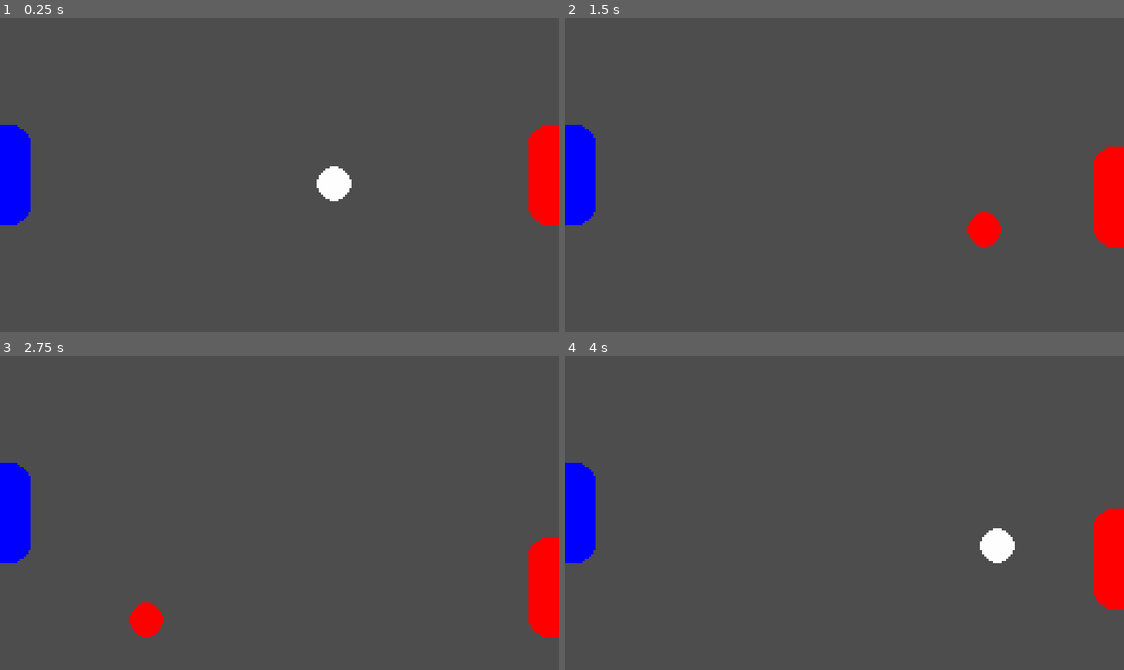
Above: before the commit, frames 1-4 (two rows, left to right).
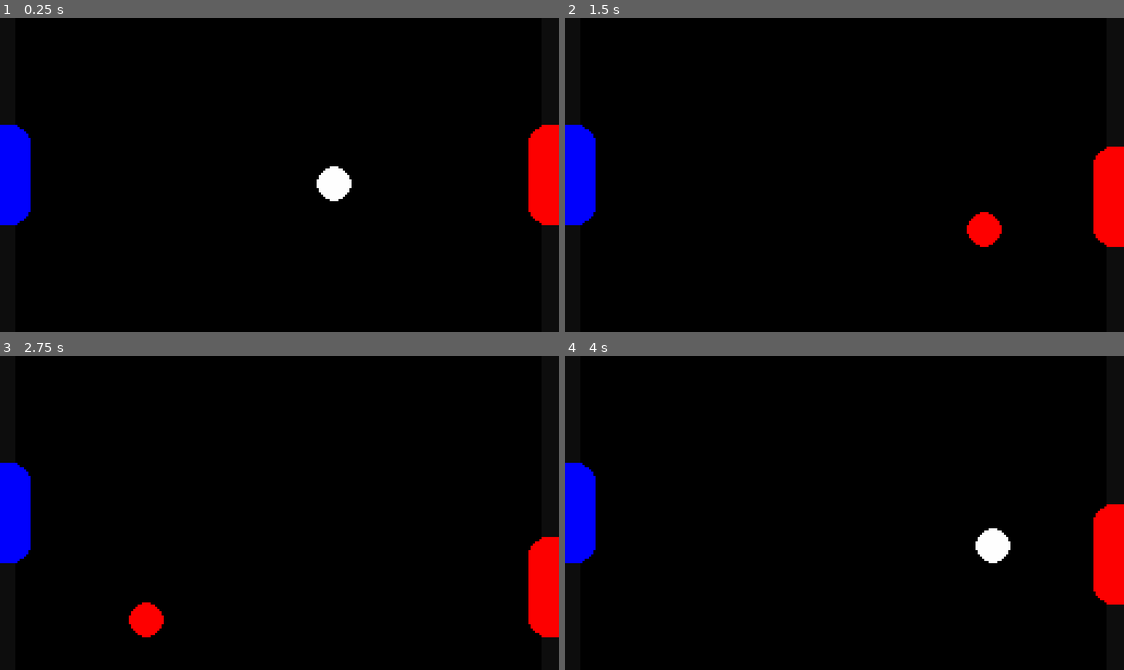
Above: after the commit, the same moments.

Repository: Excalian/Pong
Game: Godot game, scene res://scenes/game.tscn
Two runs of this game, one before a commit and one after it. Both use one fixed random seed, a clock stepped at 60 frames per second and the inputs below.
Inputs:
- Up to frame 1 (0.25 s): no input
- Up to frame 2 (1.5 s): tap Enter at 0.5 s; hold Right 0.53-1.28 s; tap Alt at 0.6 s; hold Down from 1.28 s (still down); tap Shift at 1.35 s
- Up to frame 3 (2.75 s): release Down at 2.03 s; hold Right from 2.03 s (still down); tap Alt at 2.1 s
- Up to frame 4 (4 s): release Right at 2.78 s; hold Up 2.78-3.53 s; tap Shift at 2.85 s; hold Left from 3.53 s (still down); tap Alt at 3.6 s

The runs differ from the first frame. In frame 1, 96% of the frame differs, in the area x 0-100%, y 0-100%; in frame 2, 96%; in frame 3, 96%; in frame 4, 96%.

Commit message:
Added a flash to each time you score, and also made the background black, and also added a bit of color to the goals to show they are the goals

Diff:
--- /dev/null
+++ b/paddle/flash.gdshader
@@ -0,0 +1,11 @@
+shader_type canvas_item;
+
+uniform float flash_strength : hint_range(0.0, 1.0) = 0.0;
+
+void fragment() {
+	vec4 tex = texture(TEXTURE, UV);
+	vec3 base = tex.rgb * COLOR.rgb;
+	vec3 final = mix(base, vec3(1.0), flash_strength);
+
+	COLOR = vec4(final, tex.a * COLOR.a);
+}
--- a/paddle/paddle.gd
+++ b/paddle/paddle.gd
@@ -5,15 +5,25 @@
 const AI_DEADZONE: float = 15.0
 
 @export var ball_system: BallSystem
+@export var goal_system: GoalSystem
 @export var paddle_binding: PaddleBinding
 @export var speed: float = 50.0
+@export var flash_shader: Shader
 
+@onready var paddle_color: Color = paddle_binding.player_data.paddle_color
+@onready var sprite: Sprite2D = $Sprite2D
+@onready var sprite_material: ShaderMaterial = ShaderMaterial.new()
 
-var ball_node_path: NodePath
+var current_tween: Tween
 
 
 func _ready() -> void:
-	modulate = paddle_binding.player_data.paddle_color
+	modulate = paddle_color
+	goal_system.player_won.connect(_on_player_won)
+
+	sprite_material.shader = flash_shader
+	sprite_material.set_shader_parameter("flash_strength", 0.0)
+	sprite.material = sprite_material
 
 func _physics_process(delta: float) -> void:
 	var target_direction: float = 0.0
@@ -32,6 +42,25 @@
 		velocity.y = 0
 
 	move_and_slide()
+
+
+func _on_player_won(_ball: Ball, player: PlayerData) -> void:
+	if player != paddle_binding.player_data:
+		return
+
+	flash()
+
+
+func flash() -> void:
+	if current_tween:
+		current_tween.kill()
+
+	current_tween = create_tween()
+	current_tween.set_trans(Tween.TRANS_QUAD)
+
+	current_tween.tween_property(sprite_material, "shader_parameter/flash_strength", 1.0, 0.05)
+	current_tween.tween_property(sprite_material, "shader_parameter/flash_strength", 0.6, 0.08)
+	current_tween.tween_property(sprite_material, "shader_parameter/flash_strength", 0.0, 0.35)
 
 
 func _get_direction() -> float:
--- a/project.godot
+++ b/project.godot
@@ -73,6 +73,7 @@
 rendering_device/driver.windows="d3d12"
 renderer/rendering_method="gl_compatibility"
 renderer/rendering_method.mobile="gl_compatibility"
+environment/defaults/default_clear_color=Color(0, 0, 0, 1)
 textures/stretch/scale_mode="integer"
 textures/size/maximize_disabled=true
 textures/size/minimize_disabled=true
--- a/scenes/game.tscn
+++ b/scenes/game.tscn
@@ -6,6 +6,7 @@
 [ext_resource type="Resource" uid="uid://qnupjfllbujj" path="res://player/player_one.tres" id="3_u5sy4"]
 [ext_resource type="Resource" uid="uid://c84qjgtw3pg2l" path="res://player/player_two.tres" id="4_gee14"]
 [ext_resource type="Script" uid="uid://cx2dpugm5qabv" path="res://paddle/paddle_binding.gd" id="5_u5sy4"]
+[ext_resource type="Shader" uid="uid://bu8uggk00jy1" path="res://paddle/flash.gdshader" id="6_0tnpc"]
 [ext_resource type="Texture2D" uid="uid://dpuycwf1omcvy" path="res://assets/Paddle.png" id="6_gee14"]
 [ext_resource type="Script" uid="uid://dayr77wo7mf5n" path="res://balls/ball_system.gd" id="8_gee14"]
 
@@ -19,7 +20,7 @@
 [sub_resource type="WorldBoundaryShape2D" id="WorldBoundaryShape2D_iywne"]
 
 [sub_resource type="RectangleShape2D" id="RectangleShape2D_yqjtg"]
-size = Vector2(10, 144)
+size = Vector2(7.5, 144)
 
 [sub_resource type="Resource" id="Resource_gee14"]
 script = ExtResource("5_u5sy4")
@@ -28,9 +29,47 @@
 player_data = ExtResource("3_u5sy4")
 metadata/_custom_type_script = "uid://cx2dpugm5qabv"
 
+[sub_resource type="ShaderMaterial" id="ShaderMaterial_vtaks"]
+
 [sub_resource type="CapsuleShape2D" id="CapsuleShape2D_gee14"]
 radius = 8.0
 height = 46.0
+
+[sub_resource type="Animation" id="Animation_gee14"]
+length = 0.001
+tracks/0/type = "value"
+tracks/0/imported = false
+tracks/0/enabled = true
+tracks/0/path = NodePath(".:modulate")
+tracks/0/interp = 1
+tracks/0/loop_wrap = true
+tracks/0/keys = {
+"times": PackedFloat32Array(0),
+"transitions": PackedFloat32Array(1),
+"update": 0,
+"values": [Color(1, 1, 1, 1)]
+}
+
+[sub_resource type="Animation" id="Animation_0tnpc"]
+resource_name = "flash"
+tracks/0/type = "value"
+tracks/0/imported = false
+tracks/0/enabled = true
+tracks/0/path = NodePath(".:modulate")
+tracks/0/interp = 2
+tracks/0/loop_wrap = true
+tracks/0/keys = {
+"times": PackedFloat32Array(0, 1),
+"transitions": PackedFloat32Array(1, 0.6597539),
+"update": 0,
+"values": [Color(1, 1, 1, 1), Color(1, 0, 1, 1)]
+}
+
+[sub_resource type="AnimationLibrary" id="AnimationLibrary_vtaks"]
+_data = {
+&"RESET": SubResource("Animation_gee14"),
+&"flash": SubResource("Animation_0tnpc")
+}
 
 [sub_resource type="Resource" id="Resource_u5sy4"]
 script = ExtResource("5_u5sy4")
@@ -64,37 +103,44 @@
 script = ExtResource("2_iywne")
 
 [node name="Right" parent="GoalSystem" unique_id=237100051 instance=ExtResource("2_gee14")]
-position = Vector2(251, 72)
+position = Vector2(252.25, 72)
 
 [node name="CollisionShape2D" type="CollisionShape2D" parent="GoalSystem/Right" unique_id=2052643742]
 shape = SubResource("RectangleShape2D_yqjtg")
 
 [node name="Left" parent="GoalSystem" unique_id=452242734 instance=ExtResource("2_gee14")]
-position = Vector2(10, 72)
+position = Vector2(3.75, 72)
 
 [node name="CollisionShape2D" type="CollisionShape2D" parent="GoalSystem/Left" unique_id=164456634]
-position = Vector2(-5, 0)
 shape = SubResource("RectangleShape2D_yqjtg")
 
-[node name="PlayerOne" parent="." unique_id=1074025299 node_paths=PackedStringArray("ball_system") instance=ExtResource("1_uwrxv")]
+[node name="PlayerOne" parent="." unique_id=1074025299 node_paths=PackedStringArray("ball_system", "goal_system") instance=ExtResource("1_uwrxv")]
 position = Vector2(7, 72)
 collision_layer = 3
 ball_system = NodePath("../BallSystem")
+goal_system = NodePath("../GoalSystem")
 paddle_binding = SubResource("Resource_gee14")
+flash_shader = ExtResource("6_0tnpc")
 
 [node name="Sprite2D" type="Sprite2D" parent="PlayerOne" unique_id=1600273530]
+material = SubResource("ShaderMaterial_vtaks")
 texture = ExtResource("6_gee14")
 
 [node name="CollisionShape2D" type="CollisionShape2D" parent="PlayerOne" unique_id=738812557]
 position = Vector2(-1, 0)
 shape = SubResource("CapsuleShape2D_gee14")
 
-[node name="PlayerTwo" parent="." unique_id=1753805544 node_paths=PackedStringArray("ball_system") instance=ExtResource("1_uwrxv")]
+[node name="AnimationPlayer" type="AnimationPlayer" parent="PlayerOne" unique_id=328367798]
+libraries/ = SubResource("AnimationLibrary_vtaks")
+
+[node name="PlayerTwo" parent="." unique_id=1753805544 node_paths=PackedStringArray("ball_system", "goal_system") instance=ExtResource("1_uwrxv")]
 position = Vector2(249, 72)
 collision_layer = 3
 ball_system = NodePath("../BallSystem")
+goal_system = NodePath("../GoalSystem")
 paddle_binding = SubResource("Resource_u5sy4")
 speed = 70.0
+flash_shader = ExtResource("6_0tnpc")
 
 [node name="Sprite2D" type="Sprite2D" parent="PlayerTwo" unique_id=996318637]
 texture = ExtResource("6_gee14")
--- a/scripts/goal.gd
+++ b/scripts/goal.gd
@@ -3,3 +3,12 @@
 
 
 @export var points_to_give: int = 1
+
+func _ready() -> void:
+	var rect_size: Vector2 = $CollisionShape2D.shape.size
+	var rect: ColorRect = ColorRect.new()
+	rect.color = Color.WHITE.darkened(0.95)
+	rect.position = rect_size / -2
+	rect.size = rect_size
+
+	add_child(rect)
Not shown, added: paddle/flash.gdshader.uid
